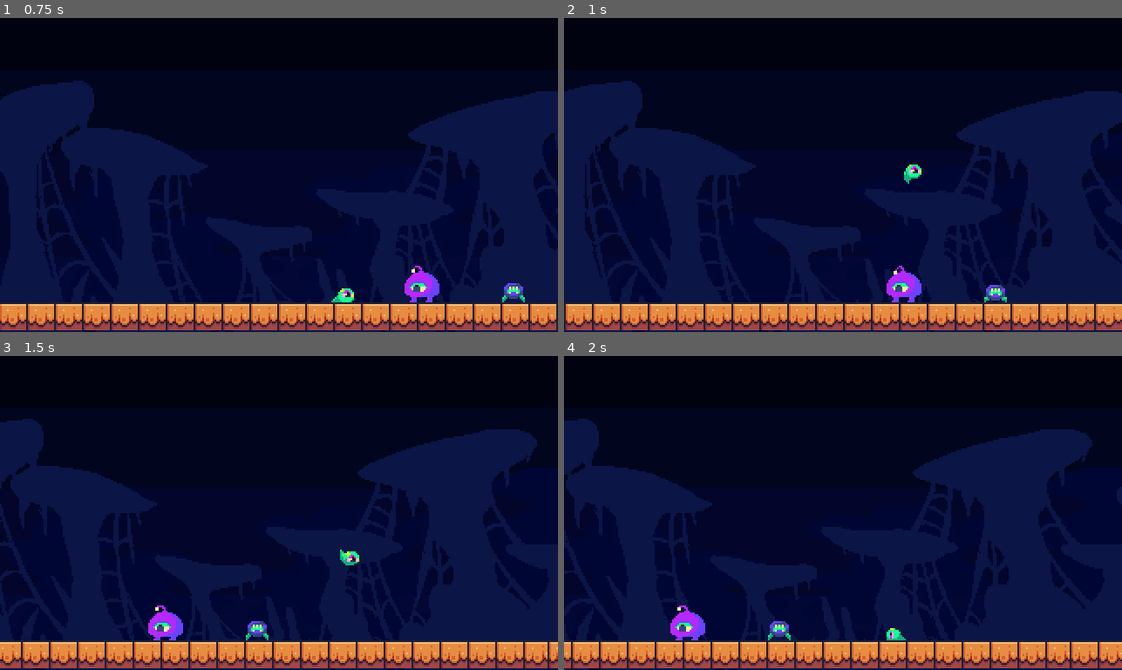
Above: before the commit, frames 1-4 (two rows, left to right).
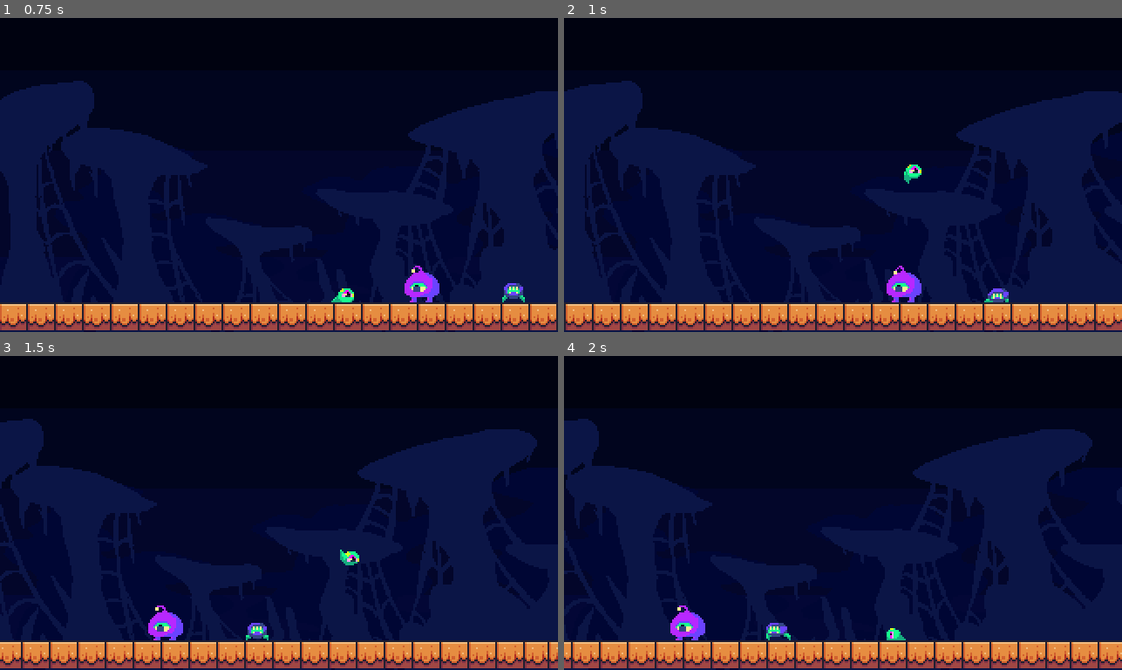
Above: after the commit, the same moments.

Repository: DfindWox/TGD-Wild-Jam-67
Game: Godot game, scene res://Scenes/Levels/level_test.tscn
Two runs of this game, one before a commit and one after it. Both use one fixed random seed, a clock stepped at 60 frames per second and the inputs below.
Inputs (mouse positions are in pixels of both pictures, inside the frame that each line leads up to):
- Up to frame 1 (0.75 s): move the mouse to (401, 159) at 0.52 s; hold Right (ui_right) from 0.53 s (still down); tap Space (attack) at 0.6 s
- Up to frame 2 (1 s): keep holding Right (ui_right); tap Up (ui_up) at 0.77 s
- Up to frame 3 (1.5 s): keep holding Right (ui_right); move the mouse to (167, 528) at 1.27 s; tap Space (attack) at 1.35 s
- Up to frame 4 (2 s): keep holding Right (ui_right); tap Up (ui_up) at 1.52 s

Frame 1 is identical in both runs. In frame 2, 0.2% of the frame differs, in the area x 75-80%, y 85-91%; in frame 3, 0.1%; in frame 4, 0.1%.

Commit message:
shooter ai

Diff:
--- a/Actors/jumper.tscn
+++ b/Actors/jumper.tscn
@@ -5,6 +5,3 @@
 
 [node name="jumper" instance=ExtResource("1_gefrd")]
 script = ExtResource("2_nb3p1")
-
-[node name="Sprite2D" parent="." index="1"]
-unique_name_in_owner = true
--- a/Actors/pusher.tscn
+++ b/Actors/pusher.tscn
@@ -52,6 +52,39 @@
 "values": [Vector2i(0, 4), Vector2i(1, 4), Vector2i(2, 4), Vector2i(3, 4), Vector2i(4, 4), Vector2i(5, 4)]
 }
 
+[sub_resource type="Animation" id="Animation_ke2me"]
+resource_name = "die"
+length = 0.6
+tracks/0/type = "value"
+tracks/0/imported = false
+tracks/0/enabled = true
+tracks/0/path = NodePath("Sprite2D:frame")
+tracks/0/interp = 1
+tracks/0/loop_wrap = true
+tracks/0/keys = {
+"times": PackedFloat32Array(0, 0.1, 0.2, 0.3, 0.4),
+"transitions": PackedFloat32Array(1, 1, 1, 1, 1),
+"update": 1,
+"values": [29, 30, 33, 31, 32]
+}
+
+[sub_resource type="Animation" id="Animation_sd7ik"]
+resource_name = "happy"
+length = 0.7
+loop_mode = 1
+tracks/0/type = "value"
+tracks/0/imported = false
+tracks/0/enabled = true
+tracks/0/path = NodePath("Sprite2D:frame_coords")
+tracks/0/interp = 1
+tracks/0/loop_wrap = true
+tracks/0/keys = {
+"times": PackedFloat32Array(0, 0.1, 0.2, 0.3, 0.4, 0.5, 0.6),
+"transitions": PackedFloat32Array(1, 1, 1, 1, 1, 1, 1),
+"update": 1,
+"values": [Vector2i(0, 2), Vector2i(1, 2), Vector2i(2, 2), Vector2i(3, 2), Vector2i(4, 2), Vector2i(5, 2), Vector2i(6, 2)]
+}
+
 [sub_resource type="Animation" id="Animation_vbi8p"]
 resource_name = "idle"
 length = 0.6
@@ -86,55 +119,20 @@
 "values": [Vector2i(3, 2), Vector2i(4, 2)]
 }
 
-[sub_resource type="Animation" id="Animation_eured"]
-resource_name = "move"
-length = 0.47
-loop_mode = 1
-step = 0.15
-tracks/0/type = "value"
-tracks/0/imported = false
-tracks/0/enabled = true
-tracks/0/path = NodePath("Sprite2D:frame_coords")
-tracks/0/interp = 1
-tracks/0/loop_wrap = true
-tracks/0/keys = {
-"times": PackedFloat32Array(0, 0.1, 0.3),
-"transitions": PackedFloat32Array(1, 1, 1),
-"update": 1,
-"values": [Vector2i(0, 1), Vector2i(1, 1), Vector2i(2, 1)]
-}
-
-[sub_resource type="Animation" id="Animation_d8cu0"]
-resource_name = "push"
-length = 0.8
-loop_mode = 1
-tracks/0/type = "value"
-tracks/0/imported = false
-tracks/0/enabled = true
-tracks/0/path = NodePath("Sprite2D:frame_coords")
-tracks/0/interp = 1
-tracks/0/loop_wrap = true
-tracks/0/keys = {
-"times": PackedFloat32Array(0, 0.2, 0.4, 0.6),
-"transitions": PackedFloat32Array(1, 1, 1, 1),
-"update": 1,
-"values": [Vector2i(3, 3), Vector2i(4, 3), Vector2i(5, 3), Vector2i(6, 3)]
-}
-
-[sub_resource type="Animation" id="Animation_nky7d"]
-resource_name = "pushStart"
-length = 0.3
-tracks/0/type = "value"
-tracks/0/imported = false
-tracks/0/enabled = true
-tracks/0/path = NodePath("Sprite2D:frame_coords")
-tracks/0/interp = 1
-tracks/0/loop_wrap = true
-tracks/0/keys = {
-"times": PackedFloat32Array(0, 0.1, 0.2),
-"transitions": PackedFloat32Array(1, 1, 1),
-"update": 1,
-"values": [Vector2i(1, 3), Vector2i(2, 3), Vector2i(3, 3)]
+[sub_resource type="Animation" id="Animation_50vma"]
+resource_name = "land"
+length = 0.2
+tracks/0/type = "value"
+tracks/0/imported = false
+tracks/0/enabled = true
+tracks/0/path = NodePath("Sprite2D:frame")
+tracks/0/interp = 1
+tracks/0/loop_wrap = true
+tracks/0/keys = {
+"times": PackedFloat32Array(0, 0.1),
+"transitions": PackedFloat32Array(1, 1),
+"update": 1,
+"values": [19, 20]
 }
 tracks/1/type = "method"
 tracks/1/imported = false
@@ -146,58 +144,60 @@
 "times": PackedFloat32Array(0.2),
 "transitions": PackedFloat32Array(1),
 "values": [{
-"args": ["push", -1, 1.0, false],
+"args": ["idle", -1, 1.0, false],
 "method": &"play"
 }]
 }
 
-[sub_resource type="Animation" id="Animation_ke2me"]
-resource_name = "die"
-length = 0.6
-tracks/0/type = "value"
-tracks/0/imported = false
-tracks/0/enabled = true
-tracks/0/path = NodePath("Sprite2D:frame")
-tracks/0/interp = 1
-tracks/0/loop_wrap = true
-tracks/0/keys = {
-"times": PackedFloat32Array(0, 0.1, 0.2, 0.3, 0.4),
-"transitions": PackedFloat32Array(1, 1, 1, 1, 1),
-"update": 1,
-"values": [29, 30, 33, 31, 32]
-}
-
-[sub_resource type="Animation" id="Animation_sd7ik"]
-resource_name = "happy"
-length = 0.7
-loop_mode = 1
-tracks/0/type = "value"
-tracks/0/imported = false
-tracks/0/enabled = true
-tracks/0/path = NodePath("Sprite2D:frame_coords")
-tracks/0/interp = 1
-tracks/0/loop_wrap = true
-tracks/0/keys = {
-"times": PackedFloat32Array(0, 0.1, 0.2, 0.3, 0.4, 0.5, 0.6),
-"transitions": PackedFloat32Array(1, 1, 1, 1, 1, 1, 1),
-"update": 1,
-"values": [Vector2i(0, 2), Vector2i(1, 2), Vector2i(2, 2), Vector2i(3, 2), Vector2i(4, 2), Vector2i(5, 2), Vector2i(6, 2)]
-}
-
-[sub_resource type="Animation" id="Animation_50vma"]
-resource_name = "land"
-length = 0.2
-tracks/0/type = "value"
-tracks/0/imported = false
-tracks/0/enabled = true
-tracks/0/path = NodePath("Sprite2D:frame")
-tracks/0/interp = 1
-tracks/0/loop_wrap = true
-tracks/0/keys = {
-"times": PackedFloat32Array(0, 0.1),
-"transitions": PackedFloat32Array(1, 1),
-"update": 1,
-"values": [19, 20]
+[sub_resource type="Animation" id="Animation_eured"]
+resource_name = "move"
+length = 0.47
+loop_mode = 1
+step = 0.15
+tracks/0/type = "value"
+tracks/0/imported = false
+tracks/0/enabled = true
+tracks/0/path = NodePath("Sprite2D:frame_coords")
+tracks/0/interp = 1
+tracks/0/loop_wrap = true
+tracks/0/keys = {
+"times": PackedFloat32Array(0, 0.1, 0.3),
+"transitions": PackedFloat32Array(1, 1, 1),
+"update": 1,
+"values": [Vector2i(0, 1), Vector2i(1, 1), Vector2i(2, 1)]
+}
+
+[sub_resource type="Animation" id="Animation_d8cu0"]
+resource_name = "push"
+length = 0.8
+loop_mode = 1
+tracks/0/type = "value"
+tracks/0/imported = false
+tracks/0/enabled = true
+tracks/0/path = NodePath("Sprite2D:frame_coords")
+tracks/0/interp = 1
+tracks/0/loop_wrap = true
+tracks/0/keys = {
+"times": PackedFloat32Array(0, 0.2, 0.4, 0.6),
+"transitions": PackedFloat32Array(1, 1, 1, 1),
+"update": 1,
+"values": [Vector2i(3, 3), Vector2i(4, 3), Vector2i(5, 3), Vector2i(6, 3)]
+}
+
+[sub_resource type="Animation" id="Animation_nky7d"]
+resource_name = "pushStart"
+length = 0.3
+tracks/0/type = "value"
+tracks/0/imported = false
+tracks/0/enabled = true
+tracks/0/path = NodePath("Sprite2D:frame_coords")
+tracks/0/interp = 1
+tracks/0/loop_wrap = true
+tracks/0/keys = {
+"times": PackedFloat32Array(0, 0.1, 0.2),
+"transitions": PackedFloat32Array(1, 1, 1),
+"update": 1,
+"values": [Vector2i(1, 3), Vector2i(2, 3), Vector2i(3, 3)]
 }
 tracks/1/type = "method"
 tracks/1/imported = false
@@ -209,7 +209,7 @@
 "times": PackedFloat32Array(0.2),
 "transitions": PackedFloat32Array(1),
 "values": [{
-"args": ["idle", -1, 1.0, false],
+"args": ["push", -1, 1.0, false],
 "method": &"play"
 }]
 }
--- a/Actors/shooter.gd
+++ b/Actors/shooter.gd
@@ -4,9 +4,19 @@
 
 @onready var attack_timer : Timer = $AttackTimer
 
-func _process(delta):
+func _process(_delta):
 	# animations
 	%Sprite2D.flip_h = not is_facing_right
+	$RayCast2D.scale.x = 1 if is_facing_right else -1
+
+func ai_behavior(_delta):
+	if attack_timer.is_stopped():
+		var collided_body = $RayCast2D.get_collider()
+		if collided_body and collided_body is Player and collided_body.has_parasite:
+			$AnimationPlayer.play("shoot")
+		else: #attempt failed
+			$AnimationPlayer.play("land")
+		attack_timer.start()
 
 func player_skills(_delta:float):
 	if Input.is_action_just_pressed("attack"):
--- a/Actors/shooter.tscn
+++ b/Actors/shooter.tscn
@@ -58,6 +58,36 @@
 "values": [12, 13, 14]
 }
 
+[sub_resource type="Animation" id="Animation_x5imo"]
+resource_name = "land"
+length = 0.2
+tracks/0/type = "value"
+tracks/0/imported = false
+tracks/0/enabled = true
+tracks/0/path = NodePath("Sprite2D:frame")
+tracks/0/interp = 1
+tracks/0/loop_wrap = true
+tracks/0/keys = {
+"times": PackedFloat32Array(0, 0.1),
+"transitions": PackedFloat32Array(1, 1),
+"update": 1,
+"values": [12, 14]
+}
+tracks/1/type = "method"
+tracks/1/imported = false
+tracks/1/enabled = true
+tracks/1/path = NodePath("AnimationPlayer")
+tracks/1/interp = 1
+tracks/1/loop_wrap = true
+tracks/1/keys = {
+"times": PackedFloat32Array(0.2),
+"transitions": PackedFloat32Array(1),
+"values": [{
+"args": ["idle", -1, 1.0, false],
+"method": &"play"
+}]
+}
+
 [sub_resource type="Animation" id="Animation_rfa5q"]
 resource_name = "move"
 length = 0.8
@@ -107,36 +137,6 @@
 }]
 }
 
-[sub_resource type="Animation" id="Animation_x5imo"]
-resource_name = "land"
-length = 0.2
-tracks/0/type = "value"
-tracks/0/imported = false
-tracks/0/enabled = true
-tracks/0/path = NodePath("Sprite2D:frame")
-tracks/0/interp = 1
-tracks/0/loop_wrap = true
-tracks/0/keys = {
-"times": PackedFloat32Array(0, 0.1),
-"transitions": PackedFloat32Array(1, 1),
-"update": 1,
-"values": [12, 14]
-}
-tracks/1/type = "method"
-tracks/1/imported = false
-tracks/1/enabled = true
-tracks/1/path = NodePath("AnimationPlayer")
-tracks/1/interp = 1
-tracks/1/loop_wrap = true
-tracks/1/keys = {
-"times": PackedFloat32Array(0.2),
-"transitions": PackedFloat32Array(1),
-"values": [{
-"args": ["idle", -1, 1.0, false],
-"method": &"play"
-}]
-}
-
 [sub_resource type="AnimationLibrary" id="AnimationLibrary_jiiet"]
 _data = {
 "RESET": SubResource("Animation_1q7b0"),
@@ -178,3 +178,6 @@
 "": SubResource("AnimationLibrary_jiiet")
 }
 autoplay = "idle"
+
+[node name="RayCast2D" type="RayCast2D" parent="."]
+target_position = Vector2(100, 0)
